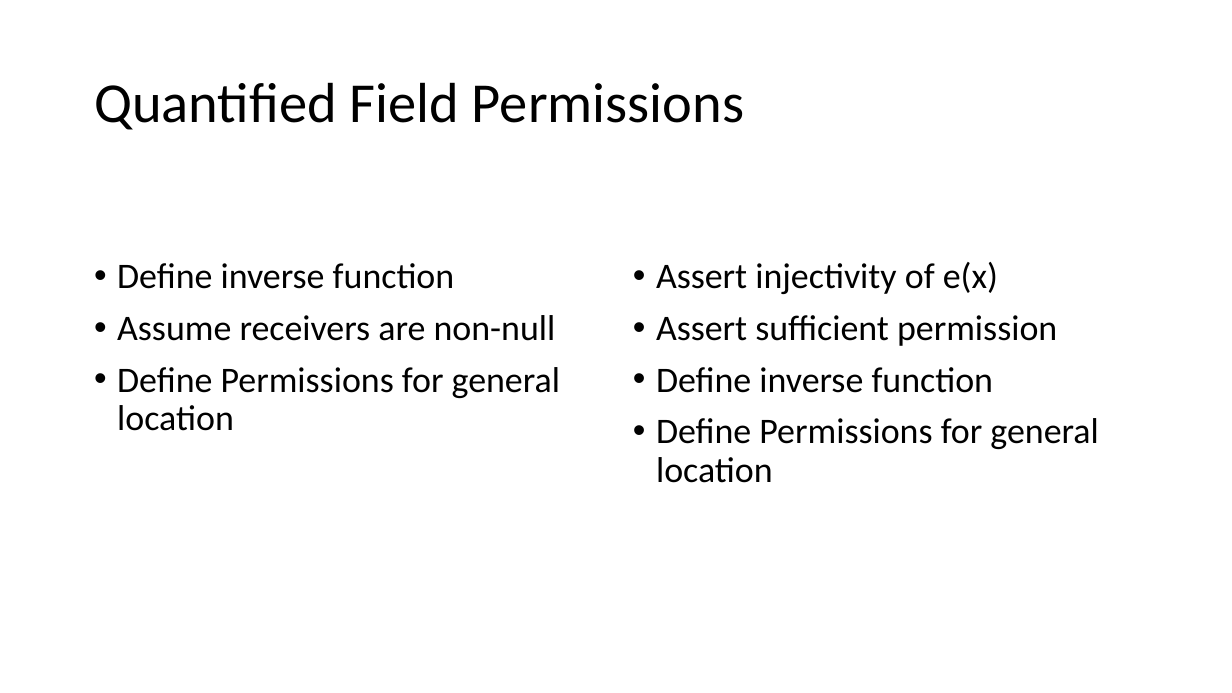
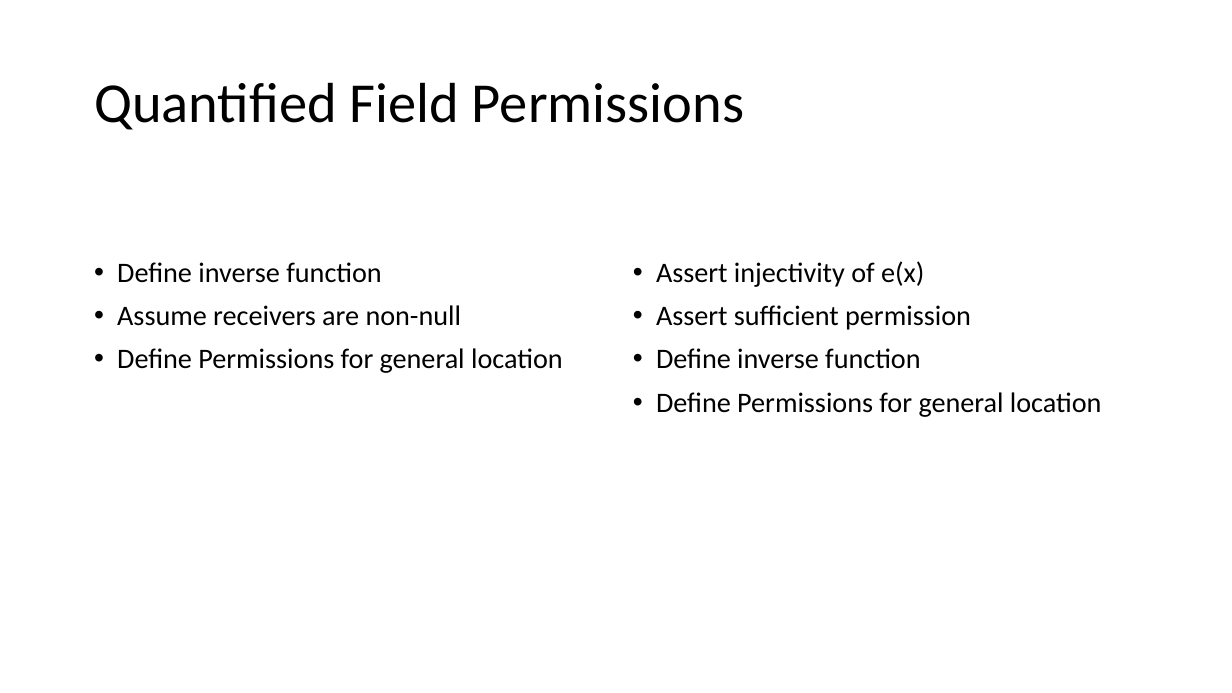
Before and after one commit to Aimenel/MT, a slide deck: slide 4 of presentations/Final Presentation/Final.pptx (slide 6 before the commit). Drawn at 1232x693 pixels with LibreOffice and Linux fonts; fonts in the diff are those of the drawing; grey boxes stand for pictures. Boxes give left, top, right and bottom in pixels: in the first picture for what was removed or moved away, otherwise in the second. Text is boxed around its words. In the diff, an @@ line names an element or a change of style, - is before the commit and + after.

Commit message:
pre-formatting

```diff
--- a/presentations/Final Presentation/Final.pptx
+++ b/presentations/Final Presentation/Final.pptx
@@ text "Define inverse function" at (117, 262, 563, 373): size 28 to 22 pt @@
@@ text "Assert injectivity of e(x)" at (656, 261, 1102, 417): size 28 to 22 pt @@
```
Also in this commit, not shown: 11 other slides changed, 4 slides added, 10 slides removed.
